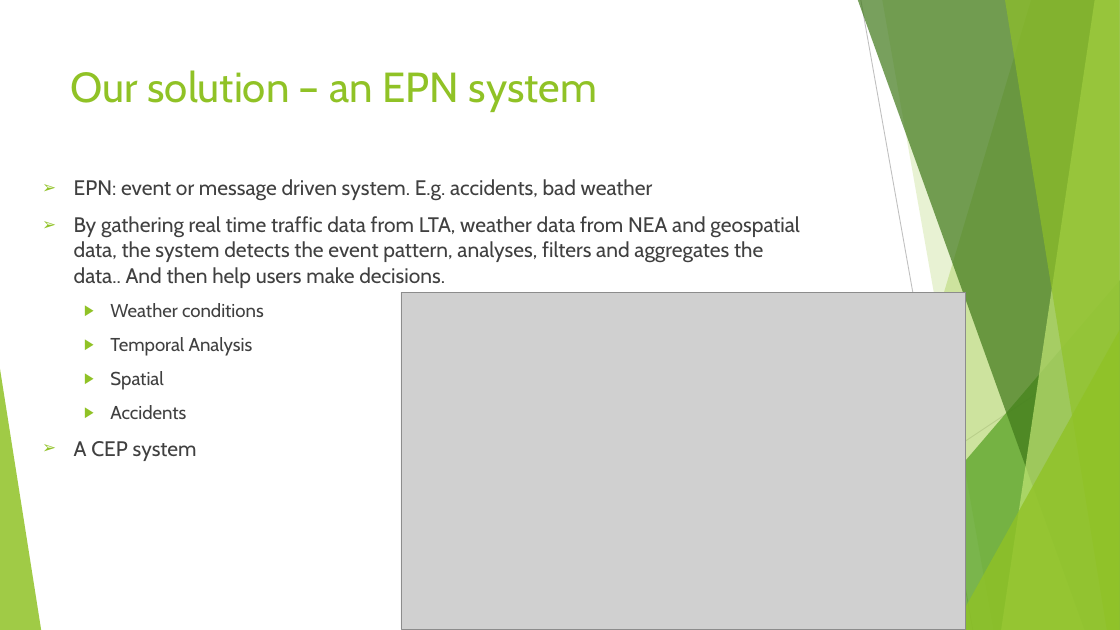
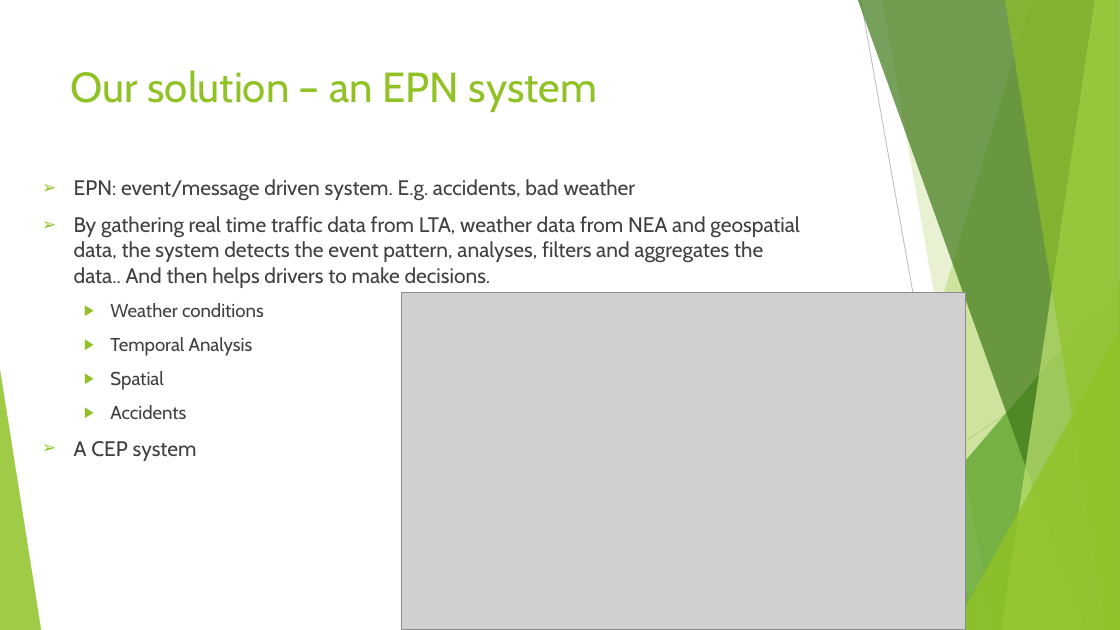
Before and after one commit to arynchoong/MTech-KE-SMID, a slide deck: slide 4 of reports/Traffic Jam Preventer System.pptx. Drawn at 1120x630 pixels with LibreOffice and Linux fonts; fonts in the diff are those of the drawing; grey boxes stand for pictures. Boxes give left, top, right and bottom in pixels: in the first picture for what was removed or moved away, otherwise in the second. Text is boxed around its words. In the diff, an @@ line names an element or a change of style, - is before the commit and + after.

Commit message:
Updated

```diff
--- a/reports/Traffic Jam Preventer System.pptx
+++ b/reports/Traffic Jam Preventer System.pptx
@@ text at [74, 179, 800, 288]: text changed @@
-➢ EPN: event or message driven system. E.g. accidents, bad weather
-➢ By gathering real time traffic data from LTA, weather data from NEA and geospatial data, the system detects the event pattern, analyses, filters and aggregates the data.. And then help users make decisions.
+➢ EPN: event/message driven system. E.g. accidents, bad weather
+➢ By gathering real time traffic data from LTA, weather data from NEA and geospatial data, the system detects the event pattern, analyses, filters and aggregates the data.. And then helps drivers to make decisions.
```
Also in this commit, not shown: 1 other slide changed.
